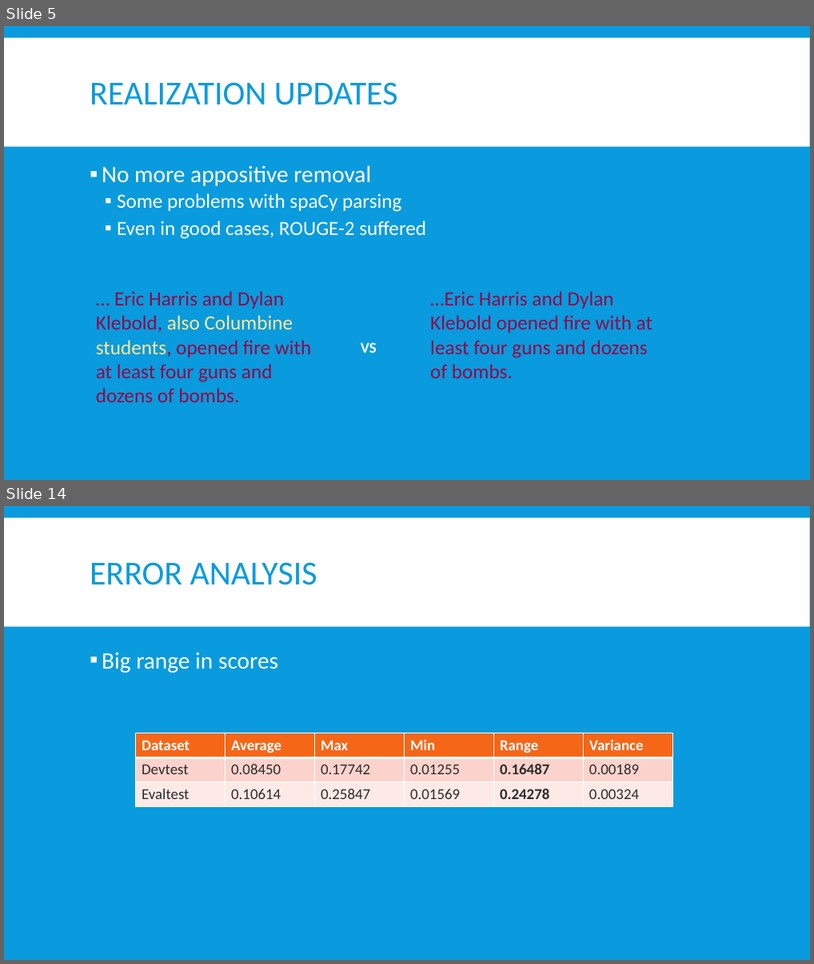
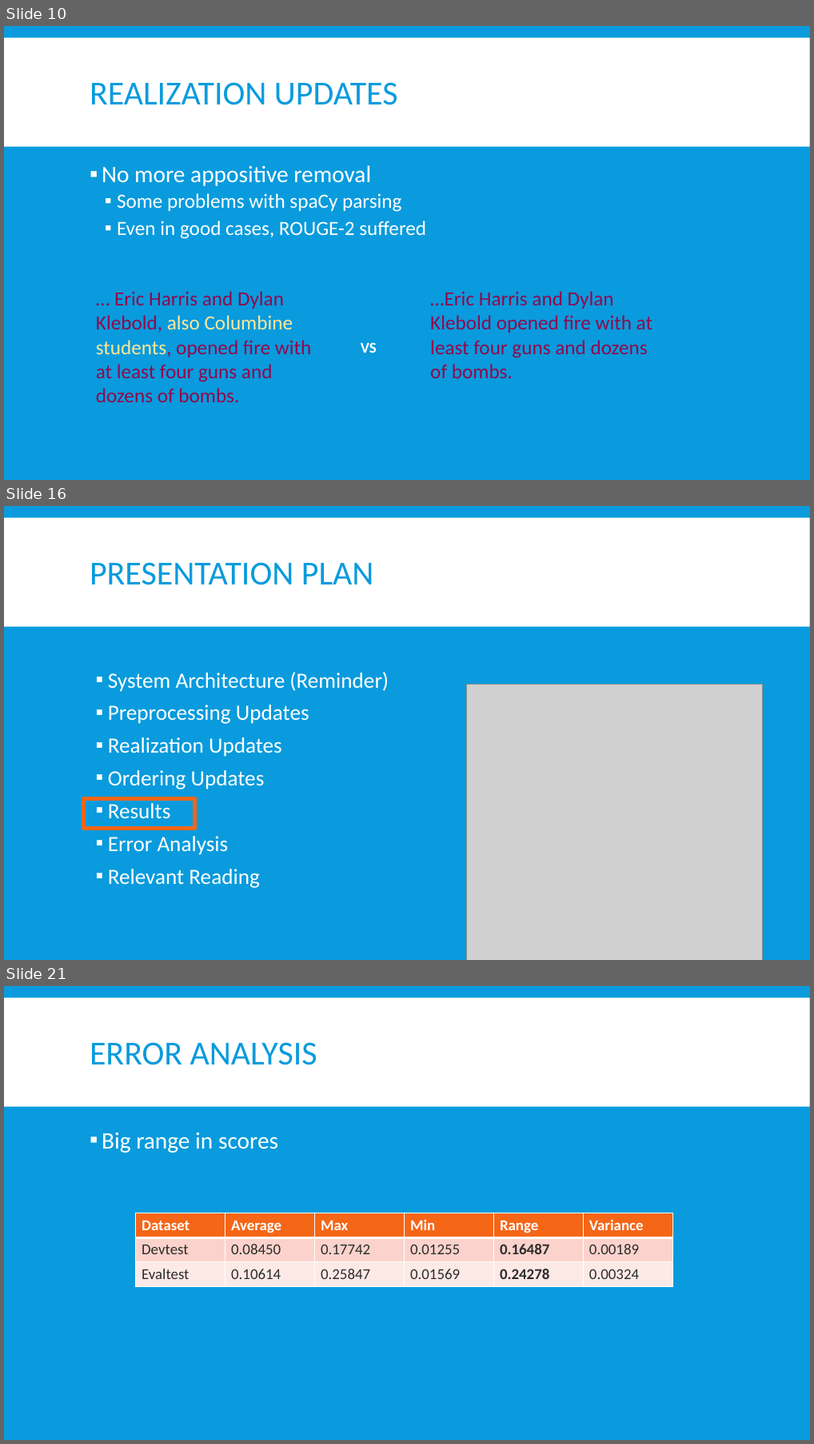
Before and after one commit to Mindful/ling-573, a slide deck: doc/D4_presentation.pptx. Shown one above the other, each under a label of ours: slides 5 and 14 before the commit, slides 10, 16 and 21 after it; the slides between them are not shown. The pictures are 814x964 and 814x1444 pixels, drawn with LibreOffice and Linux fonts; fonts in the diff are those of the drawing; grey boxes stand for pictures. Boxes give left, top, right and bottom in pixels: in the first picture for what was removed or moved away, otherwise in the second. Text is boxed around its words. In the diff, an @@ line names an element or a change of style, - is before the commit and + after.

```diff
--- a/doc/D4_presentation.pptx
+++ b/doc/D4_presentation.pptx
@@ slide 16 added at <box>4,506,810,960</box>, background #099BDD; not listed: 1 template element that a slide beside it also shows @@
@@ title added at <box>90,562,374,585</box>, 40 pt, text #099BDD @@
+PRESENTATION PLAN
@@ text added at <box>108,672,389,888</box>, 25.9 pt, text #FFFFFF @@
+▪ System Architecture (Reminder)
+▪ Preprocessing Updates
+▪ Realization Updates
+▪ Ordering Updates
+▪ Results
+▪ Error Analysis
+▪ Relevant Reading
@@ picture added at <box>466,684,762,960</box> @@
@@ rectangle added at <box>84,798,195,828</box>, outline #F56617 4.5 pt @@
@@ what was slide 5 is now slide 10 @@
@@ what was slide 14 is now slide 21 @@
```
Also in this commit, not shown: 13 slides changed, 8 other slides added.
